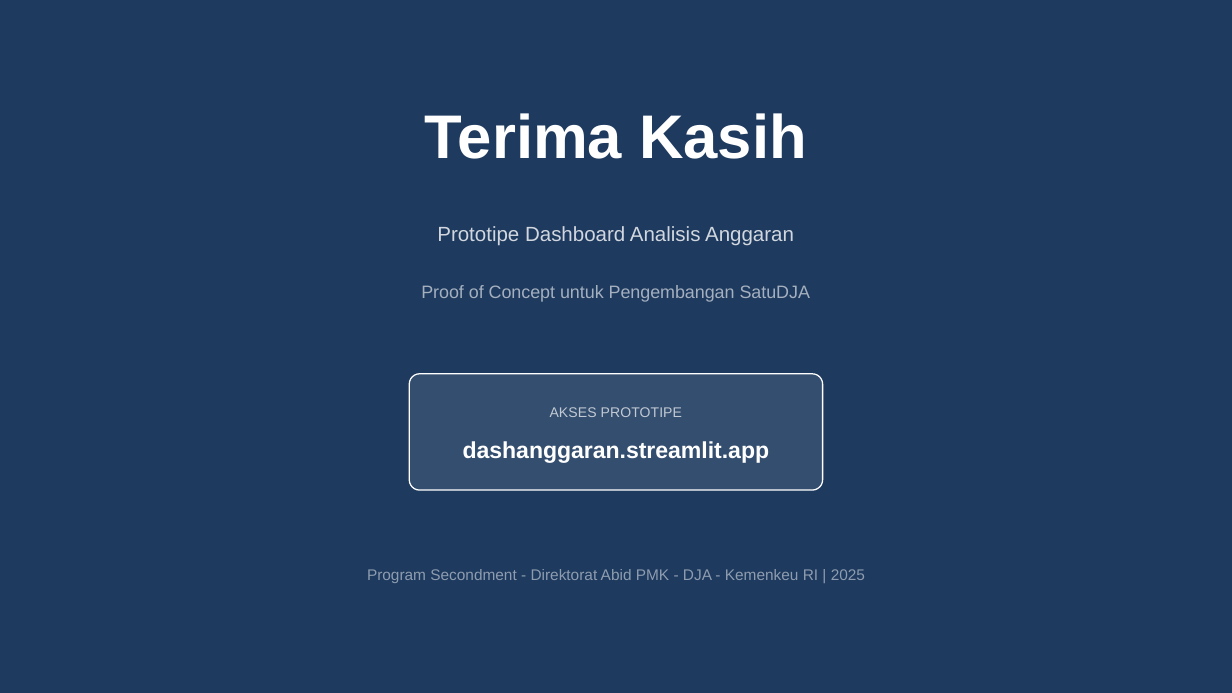
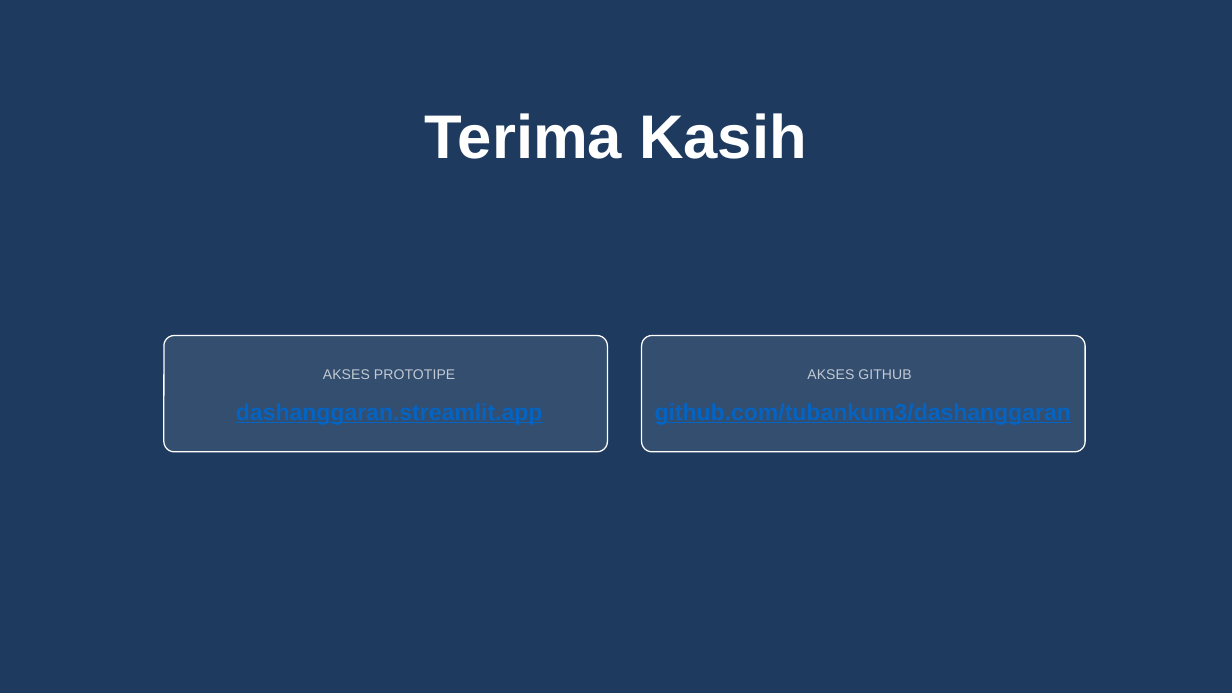
Before and after one commit to tubankum3/dashanggaran, a slide deck: slide 16 of Presentasi_Program Deliverables_Secondment pada Abid PMK DJA.pptx (slide 20 before the commit). Drawn at 1232x693 pixels with LibreOffice and Linux fonts; fonts in the diff are those of the drawing. Boxes give left, top, right and bottom in pixels: in the first picture for what was removed or moved away, otherwise in the second. Text is boxed around its words. In the diff, an @@ line names an element or a change of style, - is before the commit and + after.

```diff
--- a/Presentasi_Program Deliverables_Secondment pada Abid PMK DJA.pptx
+++ b/Presentasi_Program Deliverables_Secondment pada Abid PMK DJA.pptx
@@ text removed at (437, 226, 794, 246) @@
-Prototipe Dashboard Analisis Anggaran
@@ text removed at (421, 285, 810, 302) @@
-Proof of Concept untuk Pengembangan SatuDJA
@@ rounded rectangle: place and size @@
-rounded rectangle at (409, 373, 822, 489)
+rounded rectangle at (164, 335, 607, 451)
@@ rounded rectangle added at (642, 335, 1085, 451), fill #FFFFFF at 10% opacity, outline #FFFFFF 0.75 pt @@
@@ text "AKSES PROTOTIPE": place and size @@
-text "AKSES PROTOTIPE" at (550, 407, 682, 417)
+text "AKSES PROTOTIPE" at (323, 369, 455, 379)
@@ text added at (807, 369, 911, 379), 8.2 pt, text #FFFFFF at 70% opacity @@
+AKSES GITHUB
@@ text removed at (463, 441, 769, 463) @@
-dashanggaran.streamlit.app
@@ text removed at (367, 569, 865, 583) @@
-Program Secondment - Direktorat Abid PMK - DJA - Kemenkeu RI | 2025
```
Also in this commit, not shown: 12 other slides changed, 4 slides removed, 2 other files.
